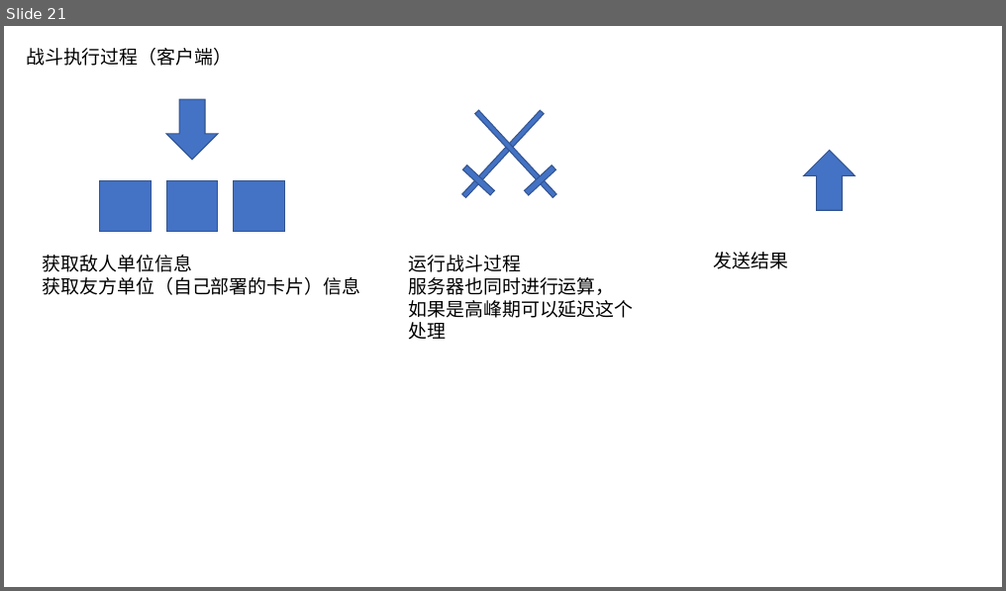
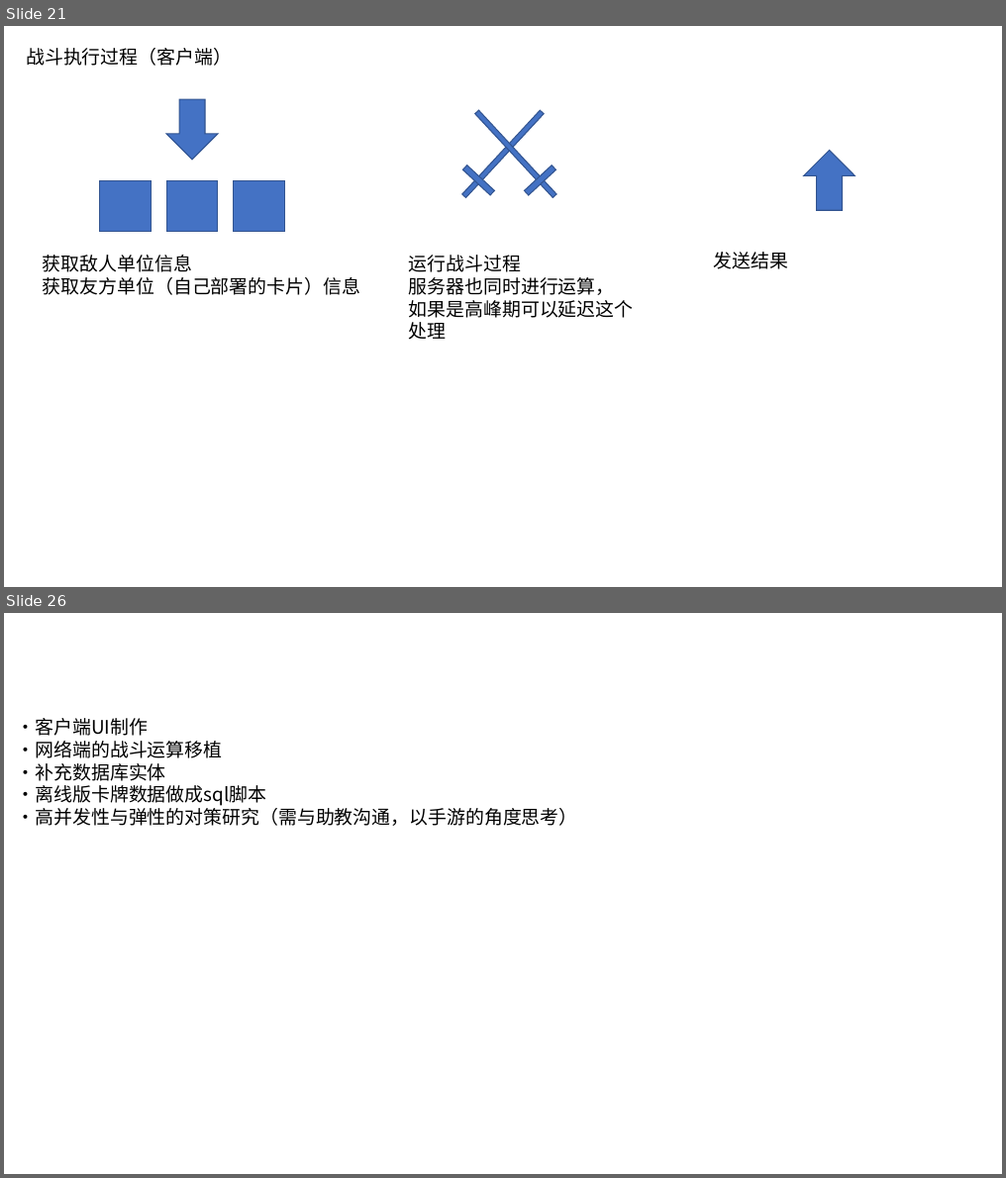
Before and after one commit to bluelaserpointer/CardGame, a slide deck: plan/抽卡手游.pptx. Shown one above the other, each under a label of ours: slide 21 before the commit, slides 21 and 26 after it; the slides between them are not shown. The pictures are 1006x591 and 1006x1178 pixels, drawn with LibreOffice and Linux fonts; fonts in the diff are those of the drawing. Boxes give left, top, right and bottom in pixels: in the first picture for what was removed or moved away, otherwise in the second. Text is boxed around its words. In the diff, an @@ line names an element or a change of style, - is before the commit and + after.

```diff
--- a/plan/抽卡手游.pptx
+++ b/plan/抽卡手游.pptx
@@ slide 26 added at [4,613,1002,1174], background #FFFFFF @@
@@ text added at [17,718,578,826], 18 pt, text #000000 @@
+·客户端UI制作
+·网络端的战斗运算移植
+·补充数据库实体
+·离线版卡牌数据做成sql脚本
+·高并发性与弹性的对策研究（需与助教沟通，以手游的角度思考）
```
Also in this commit, not shown: 1 slide changed, 4 other slides added, 26 other files.
